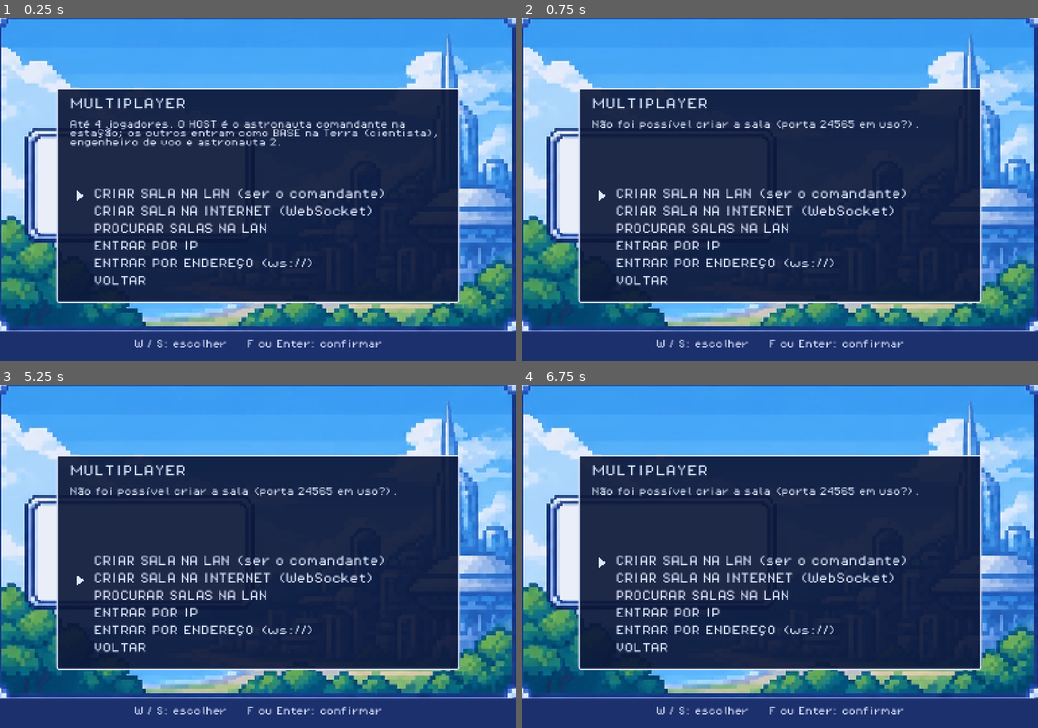
Above: before the commit, frames 1-4 (two rows, left to right).
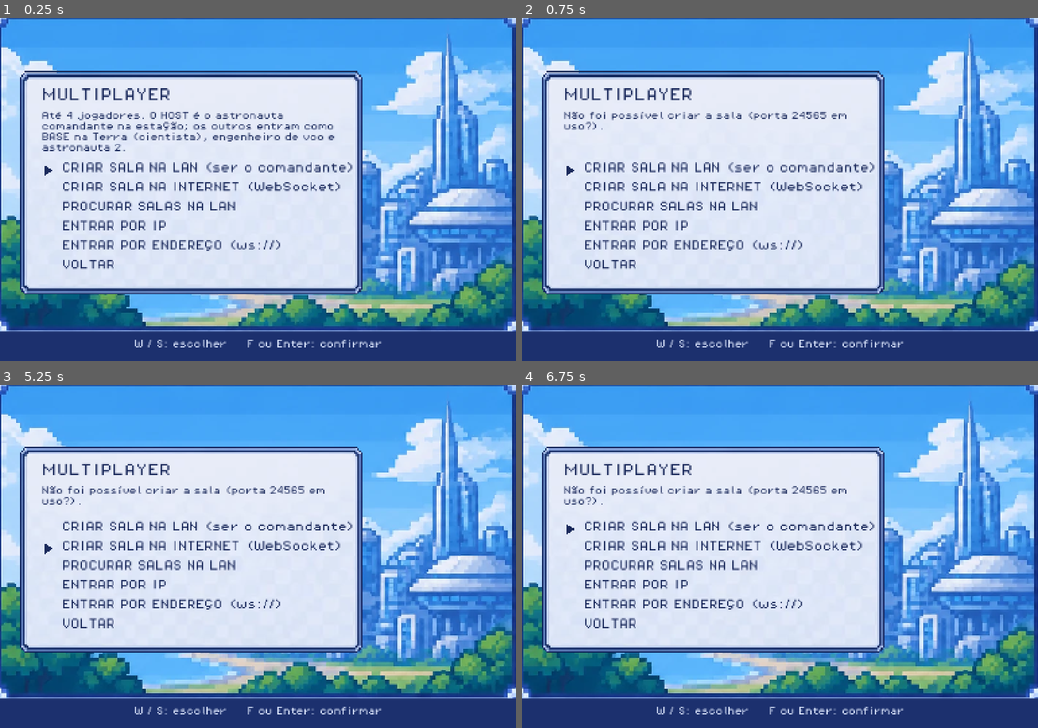
Above: after the commit, the same moments.

Repository: thallesgsrv/nasa-space-apps
Game: Godot game, scene res://scenes/lobby.tscn
Same seed, same stepped clock (60 frames per second), same inputs: the game is played once before the commit and once after it. This scene is started directly instead of the project's main scene. Video files are missing from this copy of the repository; at most half a second of black plays in their place. Sound files missing from this copy of the repository are replaced by a short silence.
Inputs (mouse positions are in pixels of both pictures, inside the frame that each line leads up to):
- Up to frame 1 (0.25 s): no input
- Up to frame 2 (0.75 s): tap Enter at 0.5 s; move the mouse to (893, 172) at 0.52 s; hold D (move_right) from 0.53 s (still down); hold F (interact) from 0.53 s (still down); click (893, 172) at 0.67 s
- Up to frame 3 (5.25 s): tap Space at 0.77, 1.25, 2.75, 3.77, 4.25 s; release D (move_right) at 1.25 s; release F (interact) at 1.25 s; drag from (154, 573) to (232, 625) at 1.27 s; tap Enter at 2, 3.5, 3.6 s; move the mouse to (309, 481) at 2.02 s; hold D (move_right) 2.03-2.75 s; hold V (objective) 2.03-2.75 s; drag from (232, 625) to (103, 505) at 2.77 s; move the mouse to (412, 607) at 3.52 s; hold A (move_left) 3.53-4.25 s; drag from (103, 505) to (180, 470) at 4.27 s; move the mouse to (283, 556) at 5.02 s; hold S (move_down) from 5.03 s (still down); tap Tab at 5.1 s; click (283, 556) at 5.17 s
- Up to frame 4 (6.75 s): release S (move_down) at 5.75 s; drag from (702, 470) to (676, 573) at 5.77 s; move the mouse to (893, 539) at 6.52 s; hold W (move_up) from 6.53 s (still down); tap Backspace at 6.6 s

The runs differ from the first frame. In frame 1, 54% of the frame differs, in the area x 3-90%, y 15-84%; in frame 2, 54%; in frame 3, 52%; in frame 4, 52%.

Commit message:
feat(ui): lobby do multiplayer com moldura NinePatchRect que se ajusta ao conteudo

Diff:
--- a/scripts/lobby.gd
+++ b/scripts/lobby.gd
@@ -9,7 +9,10 @@
 const LIGHT := Color("dfe9ff")
 const GAME_SCENE := "res://scenes/cutscene_intro.tscn"
 const MENU_SCENE := "res://scenes/start_menu.tscn"
-const PANEL := Rect2(168, 210, 1200, 640)
+const TEX_PANEL := preload("res://assets/ui/panel_menu.png")
+const PANEL_W := 1020.0
+const PAD := 64.0           # folga entre a borda da moldura e o conteudo
+const ROW_H := 58.0
 
 enum S { MAIN, HOSTING, BROWSE, IP, JOINING, WAITING }
 
@@ -19,6 +22,7 @@
 var _body: Label
 var _rows: Array[Label] = []
 var _cursor: Polygon2D
+var _panel: NinePatchRect
 var _hint: Label
 var _ip_edit: LineEdit
 var _items: Array = []      # [{"label": String, "act": String, "arg": Variant}]
@@ -37,31 +41,27 @@
 	bg.size = Vector2(1536, 1024)
 	bg.stretch_mode = TextureRect.STRETCH_KEEP
 	add_child(bg)
-	var panel := Panel.new()
-	panel.position = PANEL.position
-	panel.size = PANEL.size
-	var sb := StyleBoxFlat.new()
-	sb.bg_color = Color(0.05, 0.09, 0.22, 0.92)
-	sb.border_color = LIGHT
-	sb.set_border_width_all(4)
-	sb.set_corner_radius_all(6)
-	panel.add_theme_stylebox_override("panel", sb)
-	add_child(panel)
-	_title = _label(36, LIGHT, Vector2(PANEL.position.x + 40, PANEL.position.y + 28), Vector2(PANEL.size.x - 80, 48))
-	_body = _label(24, LIGHT, Vector2(PANEL.position.x + 40, PANEL.position.y + 96), Vector2(PANEL.size.x - 80, 200))
+	# moldura NinePatchRect (cantos fixos, miolo estica): a altura se ajusta ao conteudo em _layout()
+	_panel = NinePatchRect.new()
+	_panel.texture = TEX_PANEL
+	for side in ["left", "right", "top", "bottom"]:
+		_panel.set("patch_margin_" + side, 30)
+	add_child(_panel)
+	_title = _label(40, INK, Vector2.ZERO, Vector2(PANEL_W - 2.0 * PAD, 52))
+	_body = _label(24, INK, Vector2.ZERO, Vector2(PANEL_W - 2.0 * PAD, 40))
 	_body.autowrap_mode = TextServer.AUTOWRAP_WORD_SMART
+	_body.add_theme_constant_override("line_spacing", 8)
 	for i in 6:
-		_rows.append(_label(30, LIGHT, Vector2(PANEL.position.x + 110, PANEL.position.y + 300 + i * 52), Vector2(PANEL.size.x - 160, 42)))
+		_rows.append(_label(30, INK, Vector2.ZERO, Vector2(PANEL_W - 2.0 * PAD - 60.0, 44)))
 	_cursor = Polygon2D.new()
 	_cursor.polygon = PackedVector2Array([Vector2(0, 0), Vector2(0, 30), Vector2(22, 15)])
-	_cursor.color = LIGHT
+	_cursor.color = INK
 	add_child(_cursor)
 	_hint = _label(24, Color("dfe9ff"), Vector2(0, 962), Vector2(1536, 30))
 	_hint.horizontal_alignment = HORIZONTAL_ALIGNMENT_CENTER
 	_ip_edit = LineEdit.new()
 	_ip_edit.add_theme_font_override("font", FONT)
 	_ip_edit.add_theme_font_size_override("font_size", 30)
-	_ip_edit.position = Vector2(PANEL.position.x + 110, PANEL.position.y + 300)
 	_ip_edit.size = Vector2(520, 56)
 	_ip_edit.placeholder_text = "192.168.0.10"
 	_ip_edit.max_length = 15
@@ -207,7 +207,47 @@
 			_rows[i].text = _items[i]["label"]
 	_cursor.visible = not _items.is_empty()
 	_sel = clampi(_sel, 0, maxi(0, _items.size() - 1))
-	_cursor.position = Vector2(PANEL.position.x + 60, PANEL.position.y + 300 + _sel * 52 + 6)
+	_layout()
+
+
+## Calcula a altura da moldura pelo conteudo (titulo + texto + opcoes) e centraliza na tela.
+func _layout() -> void:
+	var inner_w := PANEL_W - 2.0 * PAD
+	var y := 50.0
+	_title.position = Vector2(PAD, y)
+	y += 52.0 + 18.0
+	var body_h := 0.0
+	if _body.text != "":
+		var sz := FONT.get_multiline_string_size(_body.text, HORIZONTAL_ALIGNMENT_LEFT, inner_w, 24)
+		body_h = sz.y + float(_body.text.count("
+") + 1) * 4.0 + 8.0
+		_body.visible = true
+		_body.position = Vector2(PAD, y)
+		_body.size = Vector2(inner_w, body_h)
+		y += body_h + 44.0
+	else:
+		_body.visible = false
+	var rows_top := y
+	for i in _items.size():
+		_rows[i].position = Vector2(PAD + 60.0, rows_top + float(i) * ROW_H)
+	if _ip_edit.visible:
+		y += 70.0
+	else:
+		y += float(_items.size()) * ROW_H
+	# a moldura cobre a caixa desenhada no fundo (start_bg.png, x 80-760, y 330-665): altura minima 380
+	var h := maxf(y + 44.0, 380.0)
+	var top := minf(clampf((1024.0 - h) / 2.0 - 20.0, 60.0, 400.0), 300.0)
+	_panel.size = Vector2(PANEL_W, h)
+	_panel.position = Vector2(60.0, top)
+	# os rotulos sao filhos da cena (nao da moldura): converte para coordenadas da tela
+	_title.position += _panel.position
+	if _body.visible:
+		_body.position += _panel.position
+	for i in _items.size():
+		_rows[i].position += _panel.position
+	_cursor.position = Vector2(_panel.position.x + PAD + 10.0, _panel.position.y + rows_top + float(_sel) * ROW_H + 8.0)
+	if _ip_edit.visible:
+		_ip_edit.position = Vector2(_panel.position.x + PAD + 10.0, _panel.position.y + rows_top)
 
 
 # ---------------------------------------------------------------- eventos
